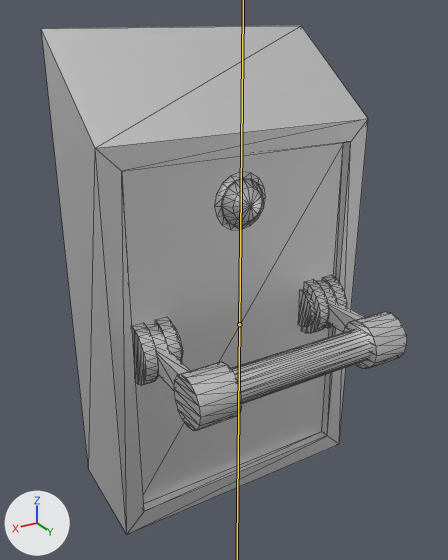
The FBX model Framework/Client/Bin/Resources/Models/Map/Prop/Gimmick/sm42/sm42_162_shutterlever01a_Anim.fbx as it was, and as the next commit left it.
The view is the same before and after, from a camera (50 mm lens) standing at (0.385, 0.603, 1.769) and looking at (0.019, -0.008, 1.464). The lights are fixed; the arrows at lower left show +X, +Y and +Z. The bones that bend it are drawn over the model as lines. Mesh edges are drawn as thin lines.

The first picture shows 'LOD_1_Group_0_Sub_1__sm42_162_ShutterLever01A_A_Mat__En_a81094f', 'LOD_1_Group_0_Sub_2__sm42_162_ShutterLever01A_A_Mat'.
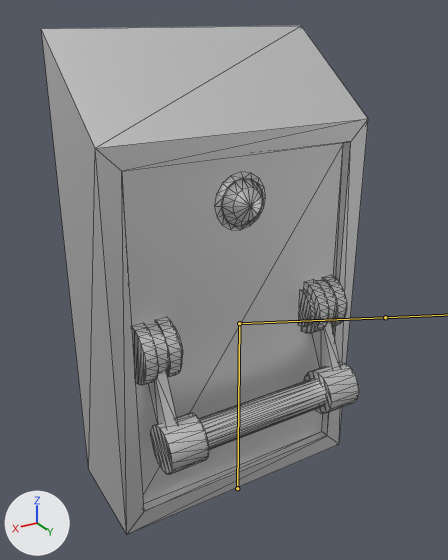
The newer file adds an action. The first version stands in its rest pose; the second is drawn at frame 63 of the action 'root|root|root|Lever_Down'.

Changed parts and their boxes (x1, y1, x2, y2) in the pictures (448 x 560 px):
```json
{"object": "LOD_1_Group_0_Sub_2__sm42_162_ShutterLever01A_A_Mat", "change": "posed", "before": [41, 26, 407, 534], "after": [41, 26, 368, 534], "on screen": "11% narrower"}
{"object": "LOD_1_Group_0_Sub_2__sm42_162_ShutterLever01A_A_Mat.001", "change": "now drawn", "after": [146, 280, 359, 474]}
```

Scene script edits in JSON lines:
```json
{"block": "bone_01", "where": "bone_01 = bpy.data.objects['root'].pose.bones['_01']  # child of '_00'"}
{"op": "set", "path": "bone_01.rotation_quaternion", "old": "(1.0, 0.0, 0.0, 0.0)", "new": "(0.843, 0.537, 0.0, 0.0)", "note": "degrees (0, 0, 0) -> degrees (65, 0, 0)"}
```
